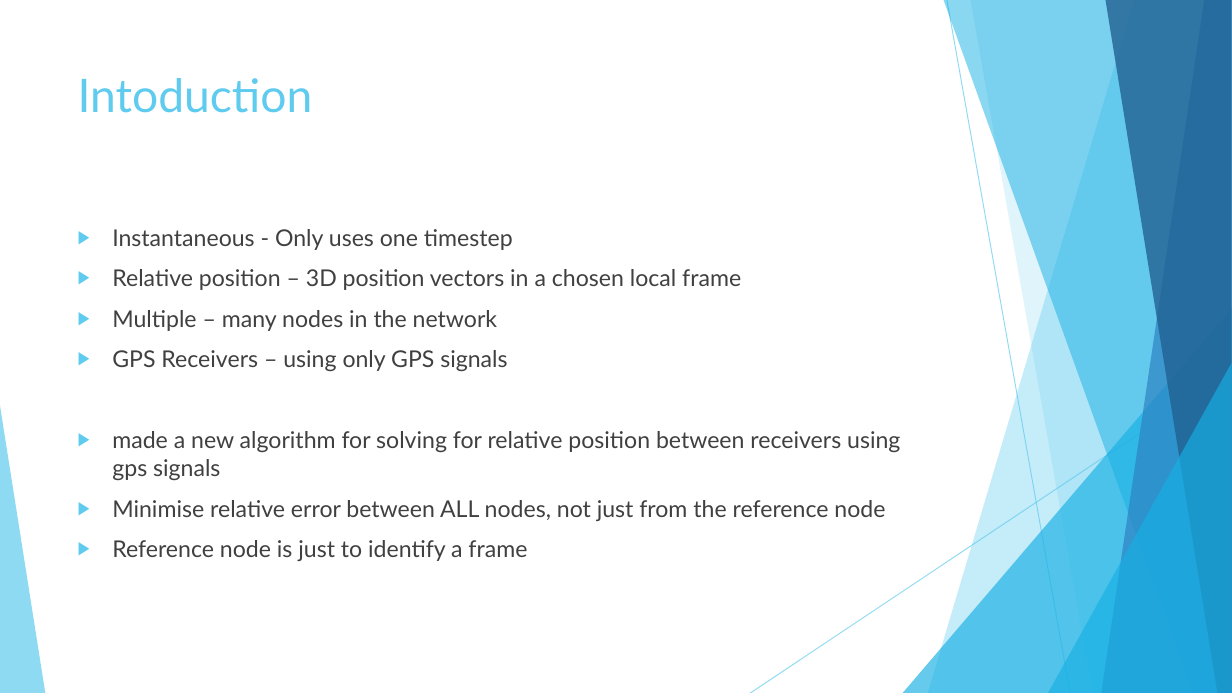
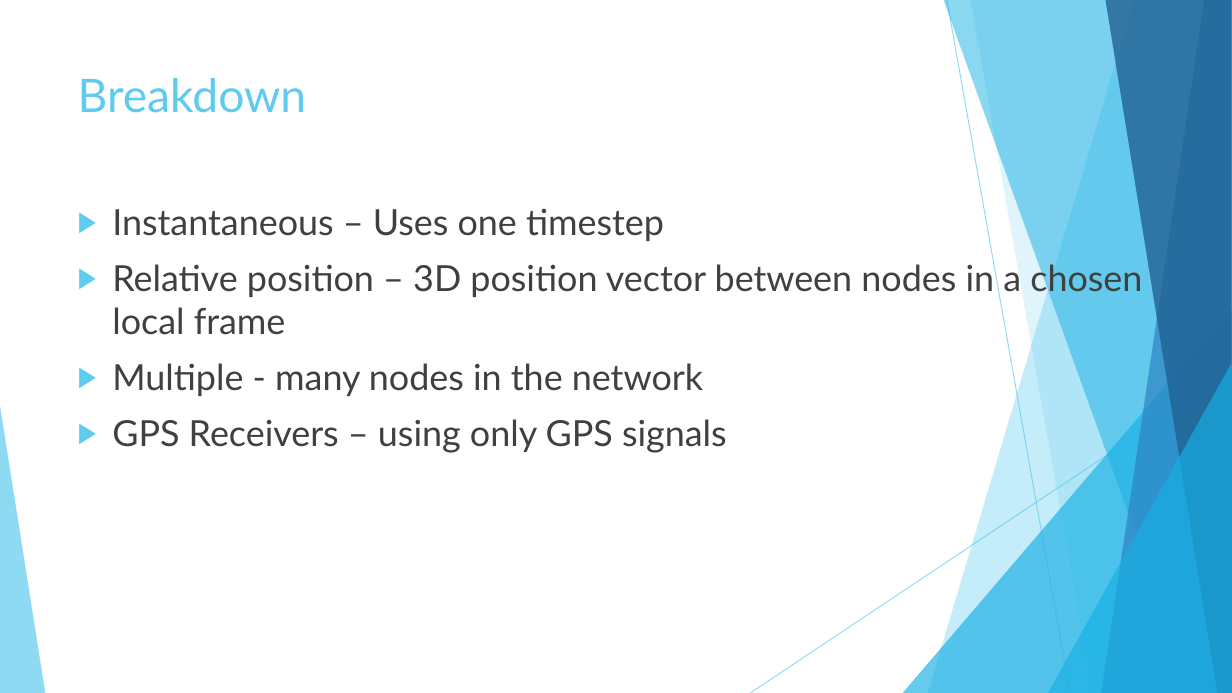
Before and after one commit to Lydia-D/Thesis_GH, a slide deck: slide 2 of Instantaneous Relative Positioning of Multiple GPS Receivers.pptx. Drawn at 1232x693 pixels with LibreOffice and Linux fonts; fonts in the diff are those of the drawing. Boxes give left, top, right and bottom in pixels: in the first picture for what was removed or moved away, otherwise in the second. Text is boxed around its words. In the diff, an @@ line names an element or a change of style, - is before the commit and + after.

```diff
--- a/Instantaneous Relative Positioning of Multiple GPS Receivers.pptx
+++ b/Instantaneous Relative Positioning of Multiple GPS Receivers.pptx
@@ title at (78, 78, 307, 113): text changed @@
-Intoduction
+Breakdown
@@ text "Instantaneous – Uses one timestep": place and size @@
-text "Instantaneous – Uses one timestep" at (112, 229, 900, 561)
+text "Instantaneous – Uses one timestep" at (112, 208, 1142, 453)
@@ text at (112, 208, 1142, 396): text changed; size 18 to 28 pt @@
-▶ Instantaneous - Only uses one timestep
-▶ Relative position – 3D position vectors in a chosen local frame
-▶ Multiple – many nodes in the network
+▶ Instantaneous – Uses one timestep
+▶ Relative position – 3D position vector between nodes in a chosen local frame
+▶ Multiple - many nodes in the network
@@ text at (112, 419, 727, 453): size 18 to 28 pt in "GPS Receivers – using only GPS signals" @@
@@ text at (112, 431, 900, 561): paragraphs removed @@
-▶ made a new algorithm for solving for relative position between receivers using gps signals
-▶ Minimise relative error between ALL nodes, not just from the reference node
-▶ Reference node is just to identify a frame
```
Also in this commit, not shown: 1 other slide changed, 5 slides added, 11 other files.
